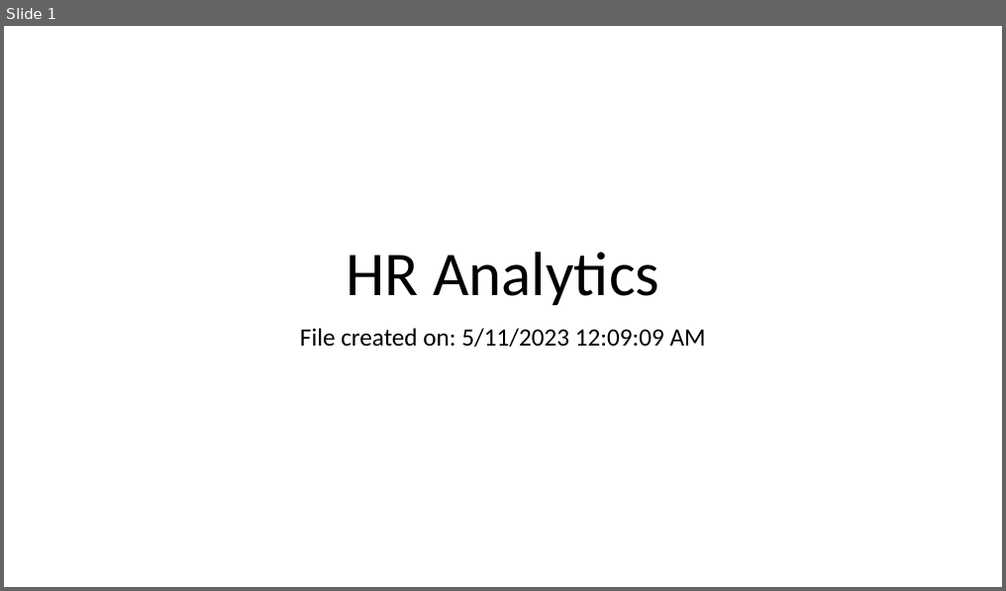
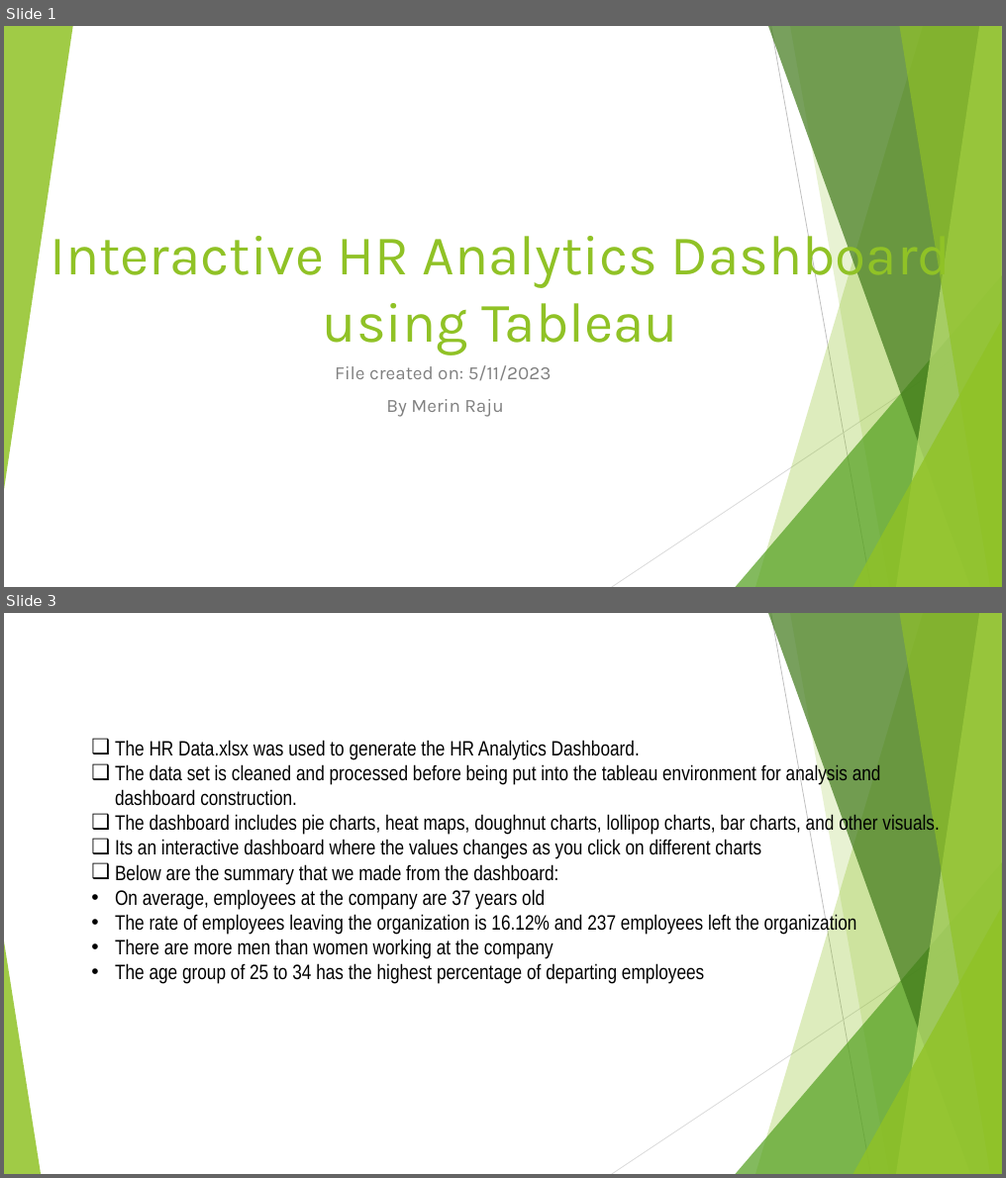
Before and after one commit to merynraju/HRAnalyticsDashboard, a slide deck: HR Analytics.pptx. Shown one above the other, each under a label of ours: slide 1 before the commit, slides 1 and 3 after it; the slides between them are not shown. The pictures are 1006x591 and 1006x1178 pixels, drawn with LibreOffice and Linux fonts; fonts in the diff are those of the drawing. Boxes give left, top, right and bottom in pixels: in the first picture for what was removed or moved away, otherwise in the second. Text is boxed around its words. In the diff, an @@ line names an element or a change of style, - is before the commit and + after.

Commit message:
HR Analytics Microsoft presentation
HR Analytics Microsoft presentation  with summaries.

```diff
--- a/HR Analytics.pptx
+++ b/HR Analytics.pptx
@@ slide 3 added at box(4, 613, 1002, 1174), background #FFFFFF; not listed: 9 template elements that a slide beside it also shows @@
@@ text added at box(115, 740, 939, 984), 20 pt, text #000000 @@
+❑ The HR Data.xlsx was used to generate the HR Analytics Dashboard.
+❑ The data set is cleaned and processed before being put into the tableau environment for analysis and dashboard construction.
+❑ The dashboard includes pie charts, heat maps, doughnut charts, lollipop charts, bar charts, and other visuals.
+❑ Its an interactive dashboard where the values changes as you click on different charts
+❑ Below are the summary that we made from the dashboard:
+• On average, employees at the company are 37 years old
+• The rate of employees leaving the organization is 16.12% and 237 employees left the organization
+• There are more men than women working at the company
+• The age group of 25 to 34 has the highest percentage of departing employees
@@ triangle added at box(4, 942, 41, 1174), fill #90C226 at 85% opacity @@
@@ slide 1 changed as well @@
@@ group added at box(4, 26, 1002, 587): 5 freeform shapes, 3 triangles, 2 lines @@
@@ title at box(50, 224, 950, 356): text changed; size 60 to 54 pt; font Calibri to Karla; text colour #000000 to #90C226 @@
-HR Analytics
+Interactive HR Analytics Dashboard using Tableau
@@ subtitle at box(335, 366, 551, 417): text changed; size 24 to 18 pt; font Calibri to Karla; text colour #000000 to #808080 @@
-File created on: 5/11/2023 12:09:09 AM
+File created on: 5/11/2023
+By Merin Raju
```
Also in this commit, not shown: 1 other slide added, 1 slide removed.
